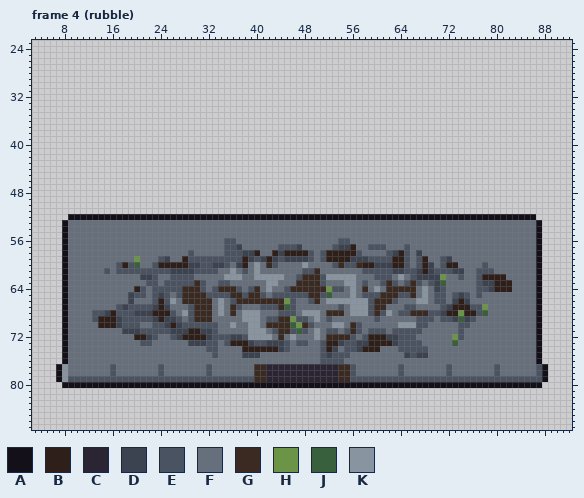
Two states of a pixel-art file, art/structures/town_gate_tower.aseprite. The first picture shows the starting point.
96x88 pixels, 4 frames. Colours within 5 levels of each other are drawn and written as one. Shown: frame 4 (rubble): x 3..92, y 23..87. The commit also changed other frames, which this record leaves out.
Palette (. is transparent): A #14101a  B #2e1f1a  C #2a2433  D #3b4250  E #4a5361  F #66707d  G #3b2a22  H #6b9447  J #39603d  K #8994a1
Pixels before, frame 4 (rubble) (only the part around the change), first column x 3:
43 ..........................................................................................
44 ..........................................................................................
45 ..........................................................................................
46 ..........................................................................................
47 ..........................................................................................
48 ..........................................................................................
49 ..........................................................................................
50 ..........................................................................................
51 ..........................................................................................
52 ......AAAAAAAAAAAAAAAAAAAAAAAAAAAAAAAAAAAAAAAAAAAAAAAAAAAAAAAAAAAAAAAAAAAAAAAAAAAAAA......
53 .....AFFFFFFFFFFFFFFFFFFFFFFFFFFFFFFFFFFFFFFFFFFFFFFFFFFFFFFFFFFFFFFFFFFFFFFFFFFFFFFA.....
54 .....AFFFFFFFFFFFFFFFFFFFFFFFFFFFFFFFFFFFFFFFFFFFFFFFFFFFFFFFFFFFFFFFFFFFFFFFFFFFFFFA.....
55 .....AFFFFFFFFFFFFFFFFFFFFFFFFFFFFFFFFFFFFFFFFFFFFFFFFFFFFFFFFFFFFFFFFFFFFFFFFFFFFFFA.....
56 .....AFFFFFFFFFFFFFFFFFFFFFFFFFFEEFFFFFFFFFFFFFFFFFEEFFFFFFFFFFFFFFFFFFFFFFFFFFFFFFFA.....
57 .....AFFFFFFFFFFFFFFFFFFFFFFFFFFEEDFFFFFFEEEDFFFFFEDDBFFEEEFFFEFFFFFFFFFFFFFFFFFFFFFA.....
58 .....AFFFFFFFFFFFFFFFFFFFFEFFFFFEEEDDBFFBDBBBBEFEBBBBBEFFFFEDBEFDFFFFFFFFFFFFFFFFFFFA.....
59 .....AFFFFFFFFFFFHFFFEDFFBEEEEEEEEEBDEDBDEDDDDEFEBBBBDDDEEEEBBEFEBFFEDFFFFFFFFFFFFFFA.....
60 .....AFFFFFFFFEBEJFFEBBBBBDDEEDDEFDBFKFGEFFFFKFFFFEGEEGBBDDDBBEFEBDFEBBFFFFEFFFFFFFFA.....
61 .....AFFFFFFEFEEEEEEEEEDDDDEEEEFFKFEFKFFFFFFFEEGFFFFFFFEEEEEDDEEDBDEEEDDFFEEEFFFFFFFA.....
62 .....AFFFFFFFFFFFFDDEFFEEEEFFFFFKKKFFKKKKKFFEGGGEKKKKKFFFEEEFKFEDDDDHFFEFFEBBBBFFFFFA.....
63 .....AFFFFFFFFFFFFFEEFEEEEEGEFFEEFFFFFFKKFFFGGGGEFFFKKFEFFEGEFEGEFEDJFFFFFEDDBBBFFFFA.....
64 .....AFFFFFFFFFFFBEFEEEEEGGGEFEGGGEFEGFKFFEGGGGGGHEEFKFGFKFGGGGGFKFDEFFFFFEEDBBBFFFFA.....
65 .....AFFFFFFFFFFDEEFEDEFEGGGGEEEEGGEGGEFEEEEEEGGEJFFFKFEEEGGGEEGFKFEEFEDEFEFFFFFFFFFA.....
66 .....AFFFFFFFFFFDFFFEBEKFGGGGGFKFEGGGGGGGGHEFFEGFKKKKKKKEGGGEFFFKKFEEFDBDFFFFFFFFFFFA.....
67 .....AFFFFFFFFEDEEEEDBDFFFEGGGFKFGEFFFEEEGJEFFFFFFFEFKKKEGGFFFEEFFFFEDBBBEEHFFFFFFFFA.....
68 .....AFFFFEEDBEEEDDDBBBEFKEGGGFKFGFKKKFFFEEEFKKKFGGGFKKKEGEKFEEGGGEEDBBHBBEJFFFFFFFFA.....
69 .....AFFFFEBBBDEEEEEDBDDEFEGGGFFFFFKKKFEEGGHEEFKFEFFFFFFFEFFFFFFEEEFEEDJDEFFFFFFFFFFA.....
70 .....AFFFFFBBBDEEEFFEEDBDEEEEEEFFKFFKKFGGGGJHGEFFFKKFGEFFFFFFKKKEEFFFFFEEFFFFFFFFFFFA.....
71 .....AFFFFFFFFFDDDEEEEEDDDBBDDEFFFFFKKKFEGGEJEFKFEEFEGEFEEEFEEEEEFFFFFFEFFFFFFFFFFFFA.....
72 .....AFFFFFFFFFFFBBDEFFEDBBBBDEEEDDEKKKKFGFKFFFKFGGGGEFEBBBDDEEEFFFFFFHEFFFFFFFFFFFFA.....
73 .....AFFFFFFFFFFFFEEFFFFFFDDDEEFEBBBDEEDDDEFEEFFEBBDEEDDBBBBDEEEEFFFFFJFFFFFFFFFFFFFA.....
74 .....AFFFFFFFFFFFFFFFFFFFFFFFEEFFFFBBBBBBDEFFFFFEBDFEEDBBBFFFEEEEEFFFFFFFFFFFFFFFFFFA.....
75 .....AFFFFFFFFFFFFFFFFFFFFFFFFEFFFFDDDFFFFFFFFFFEDEEEFFFFFFFFFDEDDFFFFFFFFFFFFFFFFFFA.....
76 .....AFFFFFFFFFFFFFFFFFFFFFFFFFFFFFFFFFFFFFFFFFFEEEEFFFFFFFFFFFFFFFFFFFFFFFFFFFFFFFFA.....
77 ....AKFFFFFFFEFFFFFFFEFFFFFFFEFFFFFFFGGCCCCCCCCCCCCGGEFFFFFFFEFFFFFFFEFFFFFFFEFFFFFFEA....
78 ....AKFFFFFFFEFFFFFFFEFFFFFFFEFFFFFFFGGCCCCCCCCCCCCGGEFFFFFFFEFFFFFFFEFFFFFFFEFFFFFFEA....
79 ....AKEEEEEEEEEEEEEEEEEEEEEEEEEEEEEEEGGCCCCCCCCCCCCGGEEEEEEEEEEEEEEEEEEEEEEEEEEEEEEEEA....
80 .....AAAAAAAAAAAAAAAAAAAAAAAAAAAAAAAAAAAAAAAAAAAAAAAAAAAAAAAAAAAAAAAAAAAAAAAAAAAAAAAA.....
81 ..........................................................................................
82 ..........................................................................................
83 ..........................................................................................
New version:
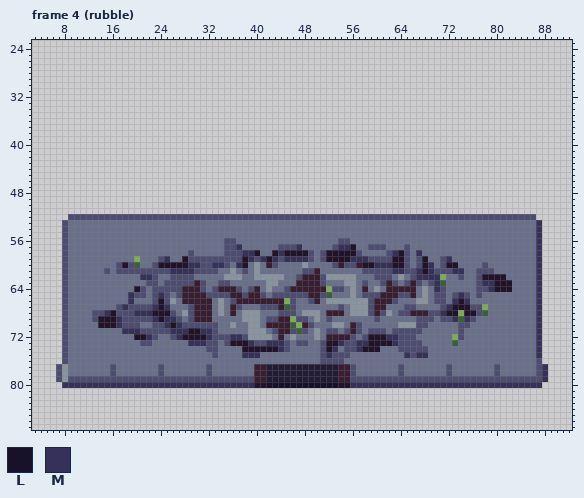
Colours new in this view: L #171229  M #36315b
Change:
colour B: #2e1f1a -> #22132c
colour C: #2a2433 -> #221b35
colour E: #4a5361 -> #4d4d73
colour F: #66707d -> #69708d
colour G: #3b2a22 -> #391d32
colour H: #6b9447 -> #7eab58
Changed rows in their new state; - is a pixel that keeps its letter.
Frame 4 (rubble):
first column x 7:
52 --EEEEEEEEEEEEEEEEEEEEEEEEEEEEEEEEEEEEEEEEEEEEEEEEEEEEEEEEEEEEEEEEEEEEEEEEEEEEEE--
53 -E------------------------------------------------------------------------------M-
54 -E------------------------------------------------------------------------------M-
55 -E------------------------------------------------------------------------------M-
56 -E------------------------------------------------------------------------------M-
57 -E----------------------------M---------M------MM-------------------------------M-
58 -E-----------------------------MM----M------------------M---M-------------------M-
59 -E----------------M-------------M-M-M-MMMM-------MMM-------------M--------------M-
60 -E--------------------MM--MM--M----------------------MMM------M-----------------M-
61 -E-----------------MMMM---------------------------------MM--M-M---MM------------M-
62 -E------------MM--------------------------------------------MMMM----------------M-
63 -E-------------------------------------------------------------M-------MM-------M-
64 -E-------------------------------------------------------------M--------M-------M-
65 -E----------M----M-------------------------------------------------M------------M-
66 -E----------M-----------------------------------------------------M-M-----------M-
67 -E---------M----M-M----------------------------------------------M--------------M-
68 -E------M----MMM------------------------------------------------M---------------M-
69 -E--------M-----M-MM----------------------------------------------M-M-----------M-
70 -E--------M-------M-M-----------------------------------------------------------M-
71 -E---------MMM-----MMM--MM------------------------------------------------------M-
72 -E-------------M----M----M---MM------------------------MM-----------------------M-
73 -E--------------------MMM-------M--MMM---------M--MM----M-----------------------M-
74 -E-----------------------------------M--------M---M-----------------------------M-
75 -E-----------------------------MMM-----------M------------M-MM------------------M-
76 -E------------------------------------------------------------------------------E-
77 E--------------------------------------------------------------------------------M
78 E--------------------------------------------------------------------------------M
79 E--------------------------------------------------------------------------------M
80 -MMMMMMMMMMMMMMMMMMMMMMMMMMMMMMMMBBLLLLLLLLLLLLBBMMMMMMMMMMMMMMMMMMMMMMMMMMMMMMMM-
